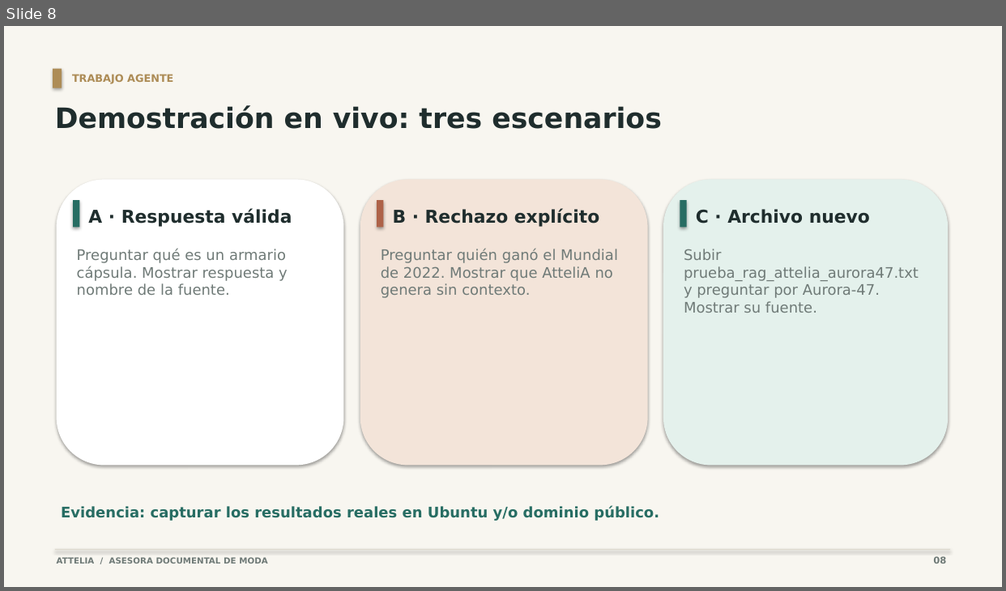
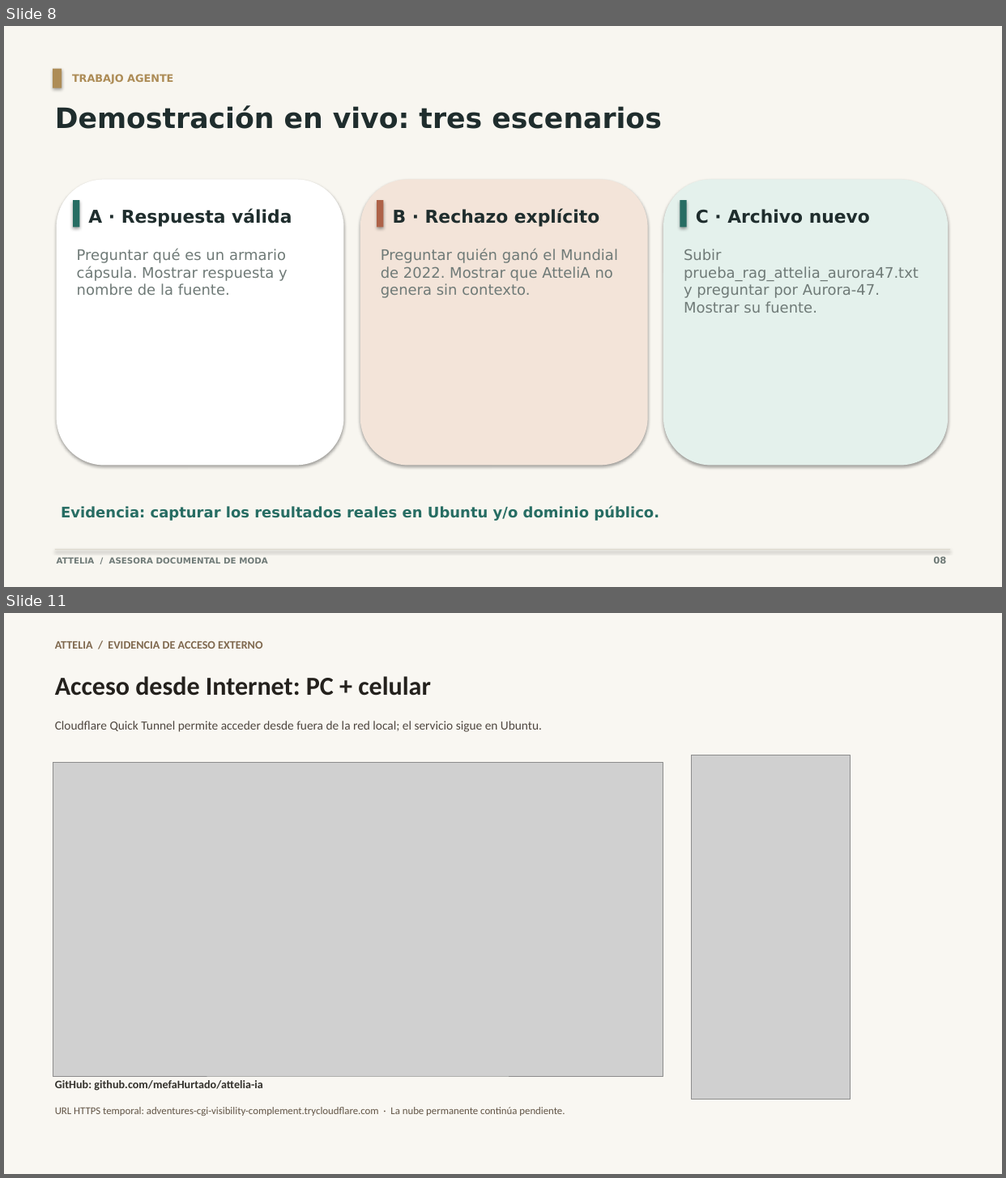
Before and after one commit to mefaHurtado/attelia-ia, a slide deck: docs/presentacion.pptx. Shown one above the other, each under a label of ours: slide 8 before the commit, slides 8 and 11 after it; the slides between them are not shown. The pictures are 1006x591 and 1006x1178 pixels, drawn with LibreOffice and Linux fonts; fonts in the diff are those of the drawing; grey boxes stand for pictures. Boxes give left, top, right and bottom in pixels: in the first picture for what was removed or moved away, otherwise in the second. Text is boxed around its words. In the diff, an @@ line names an element or a change of style, - is before the commit and + after.

Commit message:
docs: entrega final Stefany Hurtado Marin

```diff
--- a/docs/presentacion.pptx
+++ b/docs/presentacion.pptx
@@ slide 11 added at [4, 613, 1002, 1174], background #F9F7F2 @@
@@ text added at [55, 641, 262, 649], 11 pt, text #7F684E, bold @@
+ATTELIA / EVIDENCIA DE ACCESO EXTERNO
@@ text added at [55, 676, 431, 696], 25 pt, text #24211D, bold @@
+Acceso desde Internet: PC + celular
@@ text added at [55, 721, 542, 732], 12 pt, text #4F4740 @@
+Cloudflare Quick Tunnel permite acceder desde fuera de la red local; el servicio sigue en Ubuntu.
@@ picture added at [691, 756, 850, 1100] @@
@@ picture added at [53, 763, 663, 1076] @@
@@ text added at [55, 1080, 262, 1091], 11 pt, text #33312C, bold @@
+GitHub: github.com/mefaHurtado/attelia-ia
@@ text added at [55, 1107, 565, 1116], 10 pt, text #625546 @@
+URL HTTPS temporal: adventures-cgi-visibility-complement.trycloudflare.com · La nube permanente continúa pendiente.
```
Also in this commit, not shown: 4 slides changed, 4 other files.
